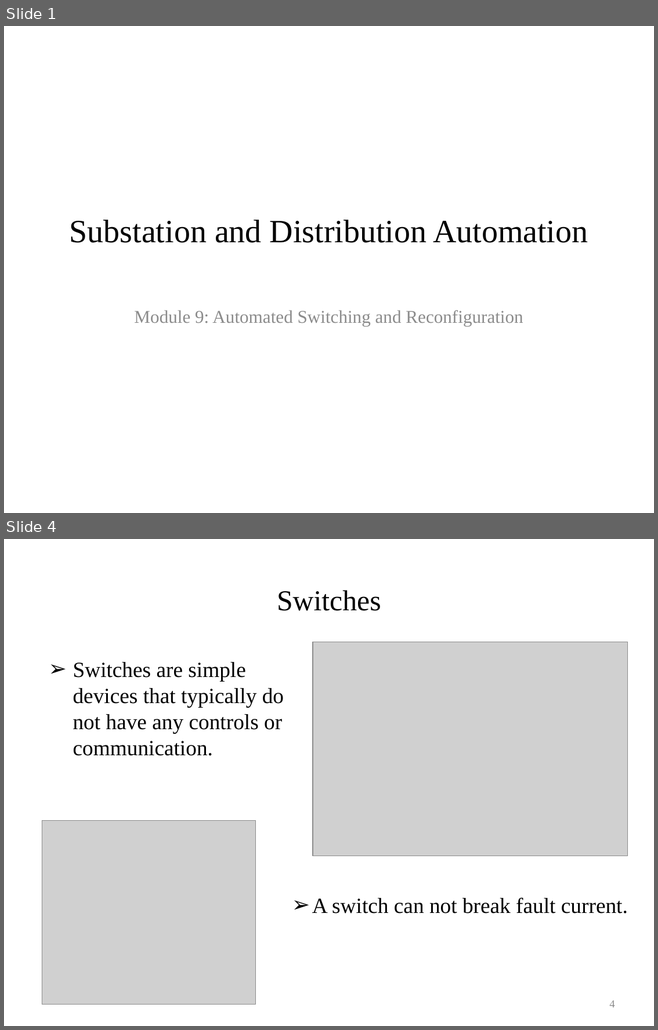
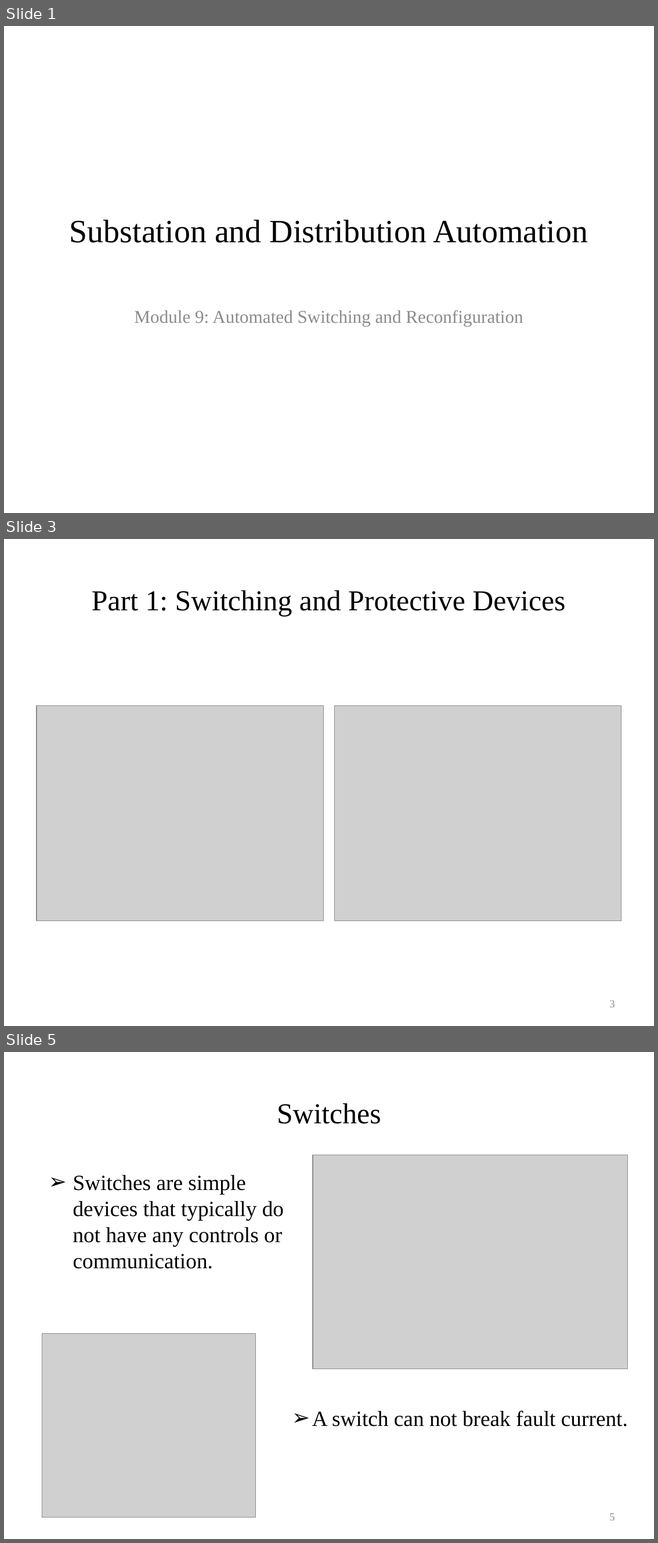
Before and after one commit to gridlab-d/course, a slide deck: University of Washington Class/Module 9 - Automated switching and reconfiguration.pptx. Shown one above the other, each under a label of ours: slides 1 and 4 before the commit, slides 1, 3 and 5 after it; the slides between them are not shown. The pictures are 658x1030 and 658x1543 pixels, drawn with LibreOffice and Linux fonts; fonts in the diff are those of the drawing; grey boxes stand for pictures; background and template pictures are left out. Boxes give left, top, right and bottom in pixels: in the first picture for what was removed or moved away, otherwise in the second. Text is boxed around its words. In the diff, an @@ line names an element or a change of style, - is before the commit and + after.

```diff
--- a/University of Washington Class/Module 9 - Automated switching and reconfiguration.pptx
+++ b/University of Washington Class/Module 9 - Automated switching and reconfiguration.pptx
@@ slide 3 added at (4,539,654,1026), background #FFFFFF @@
@@ title added at (92,590,565,616), 32 pt, text #000000 @@
+Part 1: Switching and Protective Devices
@@ picture added at (36,706,324,921) @@
@@ picture added at (334,706,621,921) @@
@@ page number added at (609,1001,614,1008), 12 pt, text #8C8C8C @@
+3
@@ what was slide 4 is now slide 5 @@
@@ page number at (609,1514,614,1521): text changed @@
-4
+5
```
Also in this commit, not shown: 2 slides changed, 4 other slides added, 1 slide removed.
